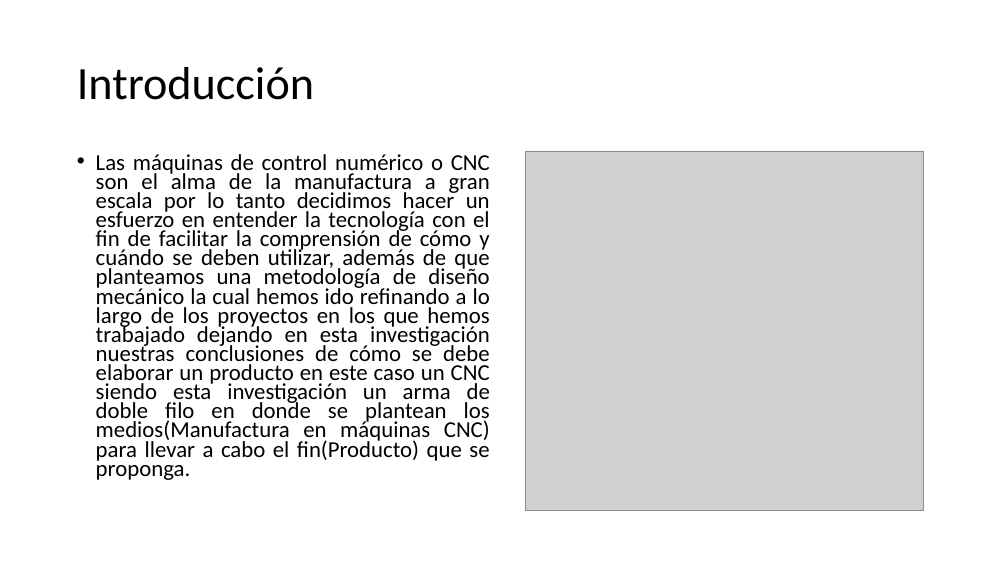
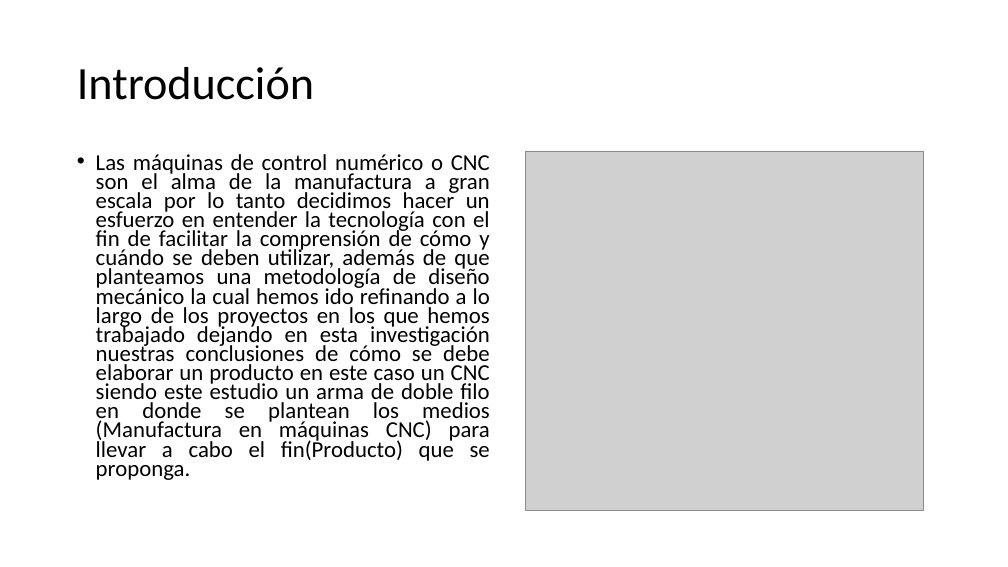
Before and after one commit to Ricvr98/CNC-UNI-Monografia-, a slide deck: slide 2 of conferencia/Diseño y fabricación de una máquina Control Numérico.pptx. Drawn at 1008x567 pixels with LibreOffice and Linux fonts; fonts in the diff are those of the drawing; grey boxes stand for pictures; background and template pictures are left out. Boxes give left, top, right and bottom in pixels: in the first picture for what was removed or moved away, otherwise in the second. Text is boxed around its words. In the diff, an @@ line names an element or a change of style, - is before the commit and + after.

```diff
--- a/conferencia/Diseño y fabricación de una máquina Control Numérico.pptx
+++ b/conferencia/Diseño y fabricación de una máquina Control Numérico.pptx
@@ text at (96, 154, 490, 480): text changed @@
-• Las máquinas de control numérico o CNC son el alma de la manufactura a gran escala por lo tanto decidimos hacer un esfuerzo en entender la tecnología con el fin de facilitar la comprensión de cómo y cuándo se deben utilizar, además de que planteamos una metodología de diseño mecánico la cual hemos ido refinando a lo largo de los proyectos en los que hemos trabajado dejando en esta investigación nuestras conclusiones de cómo se debe elaborar un producto en este caso un CNC siendo esta investigación un arma de doble filo en donde se plantean los medios(Manufactura en máquinas CNC) para llevar a cabo el fin(Producto) que se proponga.
+• Las máquinas de control numérico o CNC son el alma de la manufactura a gran escala por lo tanto decidimos hacer un esfuerzo en entender la tecnología con el fin de facilitar la comprensión de cómo y cuándo se deben utilizar, además de que planteamos una metodología de diseño mecánico la cual hemos ido refinando a lo largo de los proyectos en los que hemos trabajado dejando en esta investigación nuestras conclusiones de cómo se debe elaborar un producto en este caso un CNC siendo este estudio un arma de doble filo en donde se plantean los medios (Manufactura en máquinas CNC) para llevar a cabo el fin(Producto) que se proponga.
```
Also in this commit, not shown: 5 other slides changed, 49 other files.
